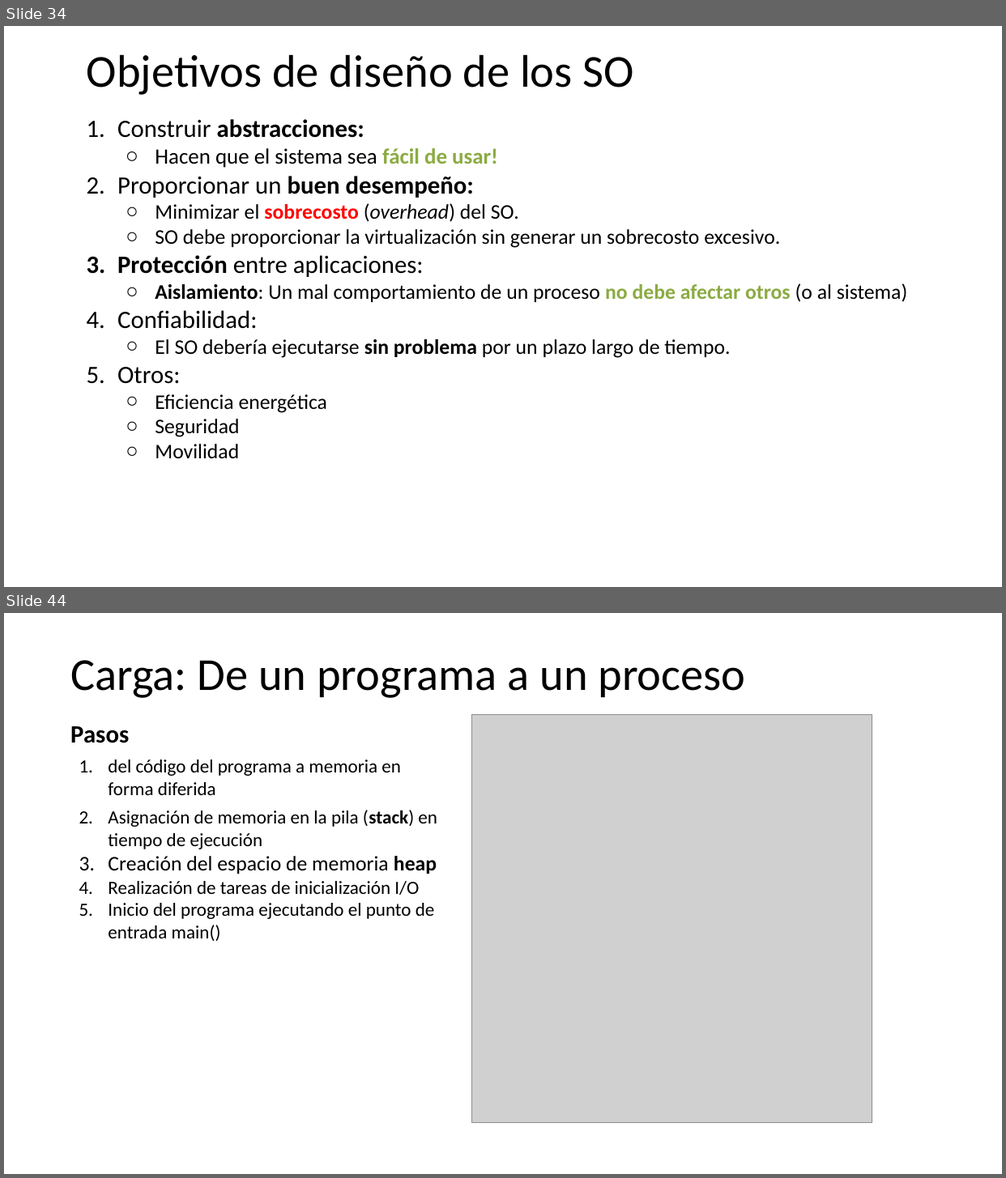
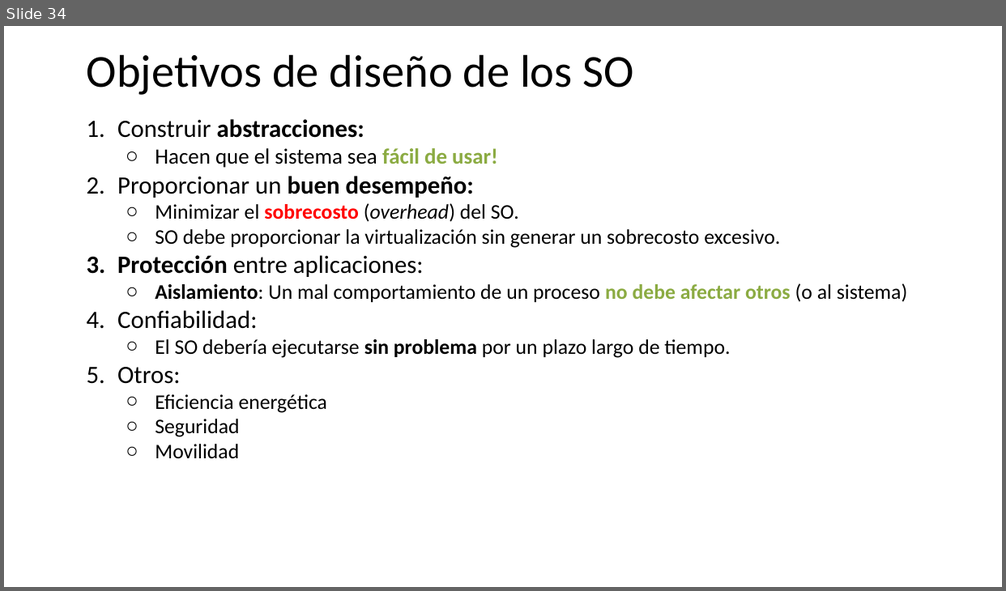
Before and after one commit to udea-so/apuntes_2026-2_SO-virtual, a slide deck: clase_02/SO_apuntes_clase2.pptx. Shown one above the other, each under a label of ours: slides 34 and 44 before the commit, slide 34 after it; the slides between them are not shown. The pictures are 1006x1178 and 1006x591 pixels, drawn with LibreOffice and Linux fonts; fonts in the diff are those of the drawing; grey boxes stand for pictures. Boxes give left, top, right and bottom in pixels: in the first picture for what was removed or moved away, otherwise in the second. Text is boxed around its words. In the diff, an @@ line names an element or a change of style, - is before the commit and + after.

```diff
--- a/clase_02/SO_apuntes_clase2.pptx
+++ b/clase_02/SO_apuntes_clase2.pptx
@@ slide 44 removed at [4, 613, 1002, 1174], background #FFFFFF @@
@@ title removed at [70, 660, 745, 698] @@
-Carga: De un programa a un proceso
@@ text removed at [70, 726, 437, 941] @@
-Pasos
-1. del código del programa a memoria en forma diferida
-2. Asignación de memoria en la pila (stack) en tiempo de ejecución
-3. Creación del espacio de memoria heap
-4. Realización de tareas de inicialización I/O
-5. Inicio del programa ejecutando el punto de entrada main()
@@ picture removed at [472, 715, 872, 1122] @@
```
Also in this commit, not shown: 26 other slides removed, 5 other files.
